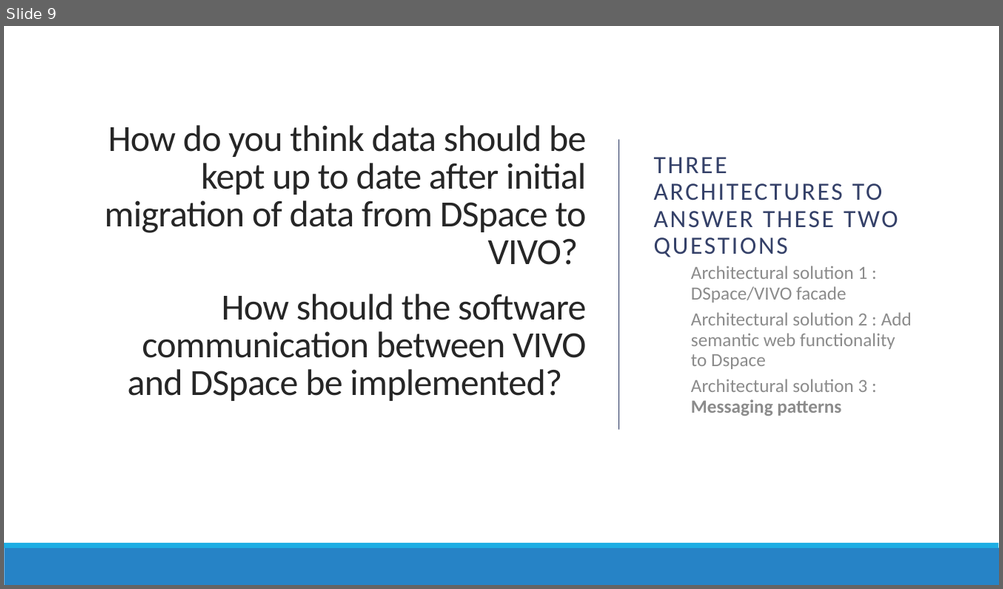
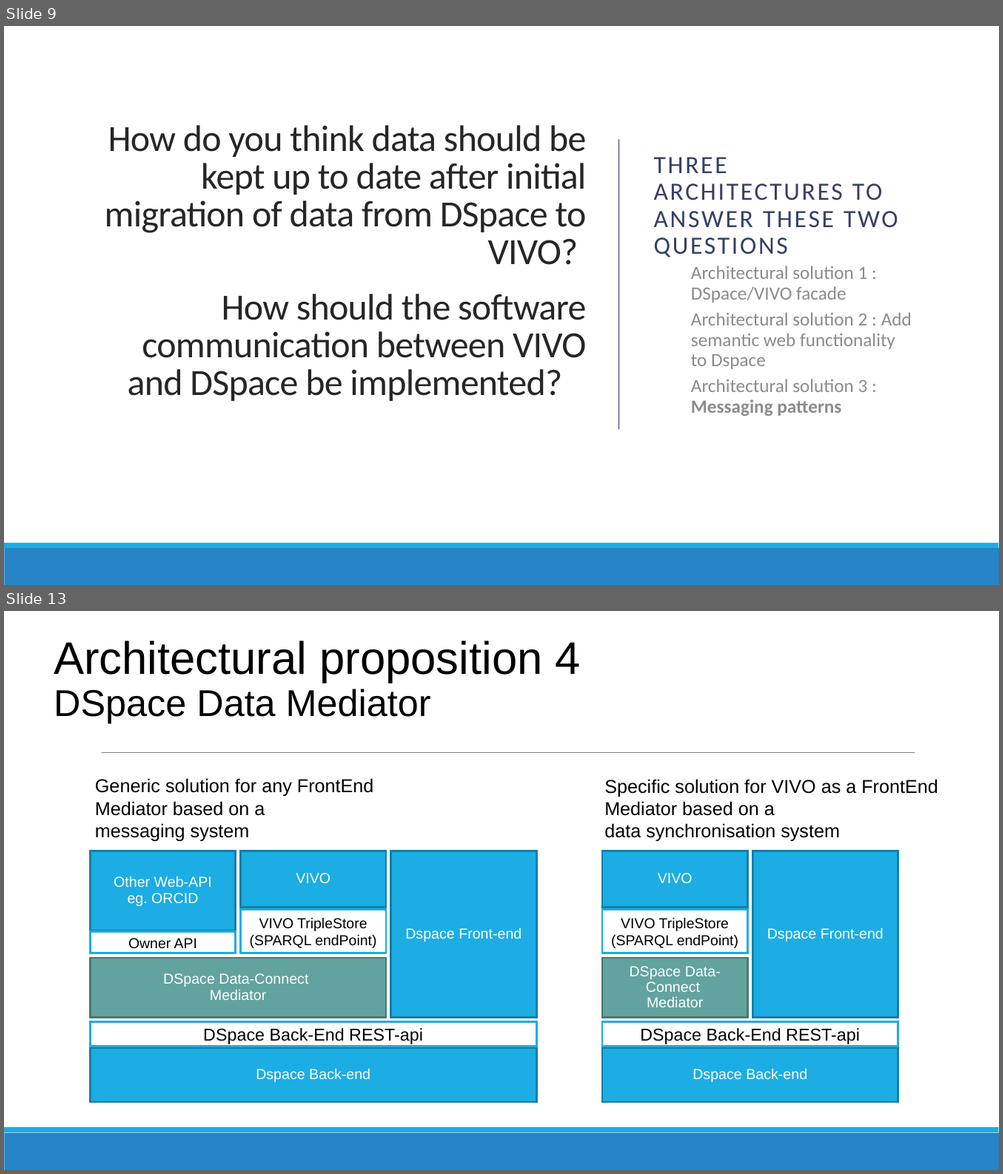
Before and after one commit to vivo-community/DSpace-VIVO, a slide deck: releng/org.vivoweb.dspacevivo.model.conceptual/Architectural Plan.pptx. Shown one above the other, each under a label of ours: slide 9 before the commit, slides 9 and 13 after it; the slides between them are not shown. The pictures are 1003x589 and 1003x1174 pixels, drawn with LibreOffice and Linux fonts; fonts in the diff are those of the drawing. Boxes give left, top, right and bottom in pixels: in the first picture for what was removed or moved away, otherwise in the second. Text is boxed around its words. In the diff, an @@ line names an element or a change of style, - is before the commit and + after.

Commit message:
Architecture uptdate - inclusion of DSpace Data Mediator proposal -

```diff
--- a/releng/org.vivoweb.dspacevivo.model.conceptual/Architectural Plan.pptx
+++ b/releng/org.vivoweb.dspacevivo.model.conceptual/Architectural Plan.pptx
@@ slide 13 added at (4,611,999,1170), background #FFFFFF @@
@@ title added at (54,641,580,723), 44 pt, text #000000 @@
+Architectural proposition 4
+DSpace Data Mediator
@@ line added from (102, 753) to (915, 753), #808080 0.51 pt @@
@@ text added at (95,778,374,842), 18 pt, text #000000 @@
+Generic solution for any FrontEnd
+Mediator based on a
+messaging system
@@ text added at (604,779,938,842), 18 pt, text #000000 @@
+Specific solution for VIVO as a FrontEnd
+Mediator based on a
+data synchronisation system
@@ rectangle added at (90,851,236,931), fill #1CADE4, outline #1580A9 2 pt, 14 pt, text #FFFFFF @@
+Other Web-API
+eg. ORCID
@@ rectangle added at (241,851,386,908), fill #1CADE4, outline #1580A9 2 pt, 14 pt, text #FFFFFF @@
+VIVO
@@ rectangle added at (391,851,537,1017), fill #1CADE4, outline #1580A9 2 pt, 14 pt, text #FFFFFF @@
+Dspace Front-end
@@ rectangle added at (603,851,748,908), fill #1CADE4, outline #1580A9 2 pt, 14 pt, text #FFFFFF @@
+VIVO
@@ rectangle added at (752,851,898,1017), fill #1CADE4, outline #1580A9 2 pt, 14 pt, text #FFFFFF @@
+Dspace Front-end
@@ rectangle added at (241,909,386,954), fill #FFFFFF, outline #1CADE4 2 pt, 13.9 pt, text #000000 @@
+VIVO TripleStore (SPARQL endPoint)
@@ rectangle added at (603,909,748,954), fill #FFFFFF, outline #1CADE4 2 pt, 13.9 pt, text #000000 @@
+VIVO TripleStore (SPARQL endPoint)
@@ rectangle added at (90,932,236,954), fill #FFFFFF, outline #1CADE4 2 pt, 13.9 pt, text #000000 @@
+Owner API
@@ rectangle added at (90,958,386,1017), fill #62A39F, outline #497976 2 pt, 14 pt, text #FFFFFF @@
+DSpace Data-Connect
+Mediator
@@ rectangle added at (603,958,748,1017), fill #62A39F, outline #497976 2 pt, 14 pt, text #FFFFFF @@
+DSpace Data-Connect
+Mediator
@@ rectangle added at (90,1022,536,1047), fill #FFFFFF, outline #1CADE4 2 pt, 16.6 pt, text #000000 @@
+DSpace Back-End REST-api
@@ rectangle added at (603,1022,899,1047), fill #FFFFFF, outline #1CADE4 2 pt, 16.6 pt, text #000000 @@
+DSpace Back-End REST-api
@@ rectangle added at (90,1048,536,1102), fill #1CADE4, outline #1580A9 2 pt, 14 pt, text #FFFFFF @@
+Dspace Back-end
@@ rectangle added at (603,1048,899,1102), fill #1CADE4, outline #1580A9 2 pt, 14 pt, text #FFFFFF @@
+Dspace Back-end
@@ rectangle added at (4,1133,999,1170), fill #2683C6 @@
@@ rectangle added at (4,1128,999,1133), fill #1CADE4 @@
```
Also in this commit, not shown: 10 slides changed.
